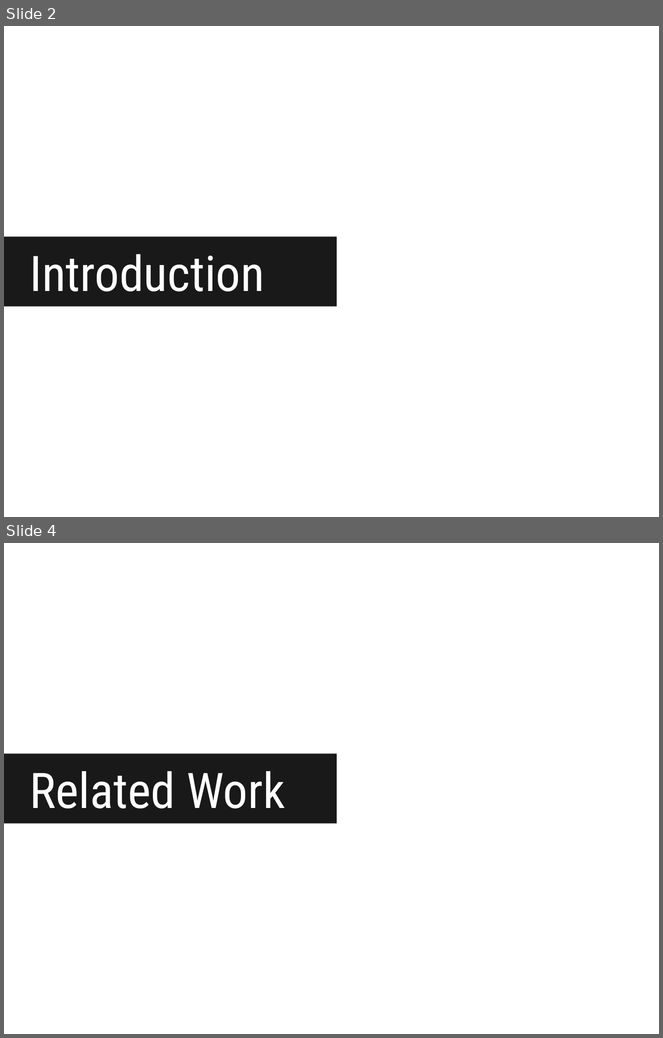
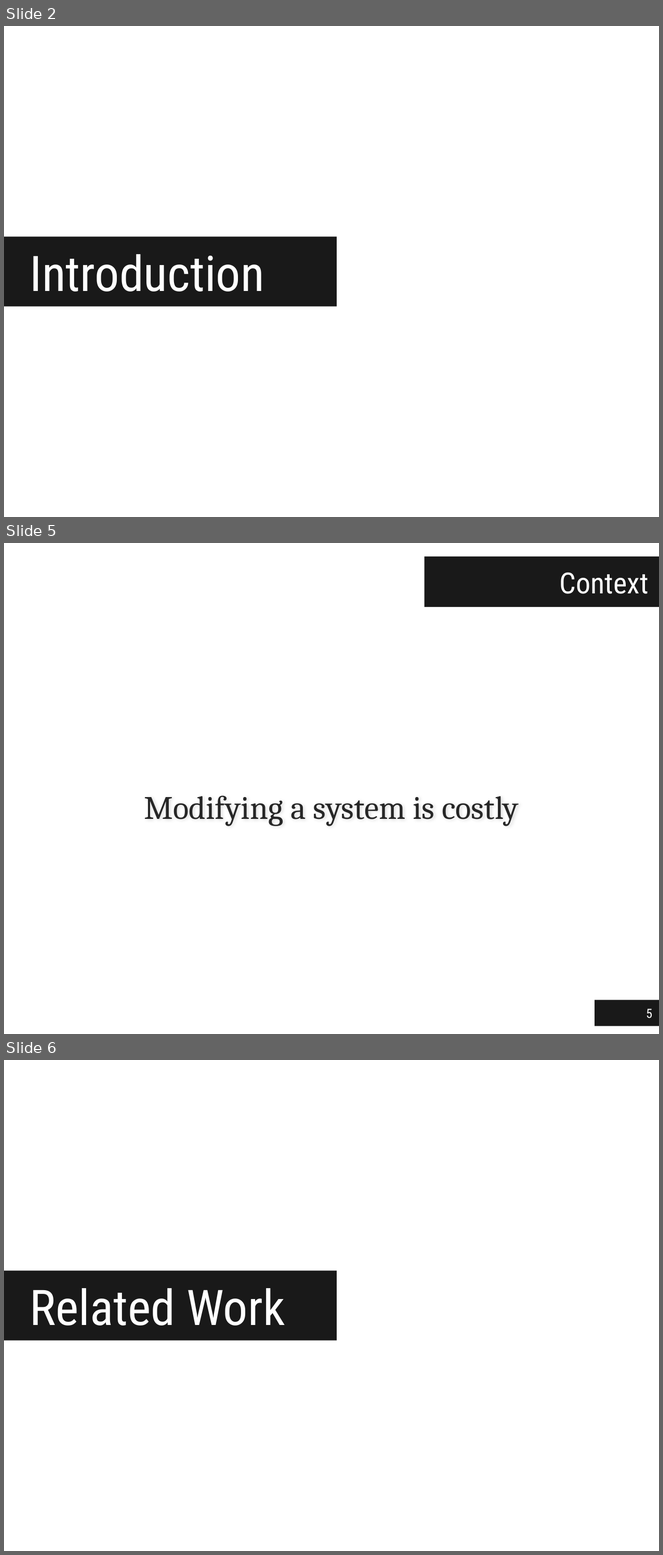
Before and after one commit to jgradim/thesis, a slide deck: presentations/thesis.pptx. Shown one above the other, each under a label of ours: slides 2 and 4 before the commit, slides 2, 5 and 6 after it; the slides between them are not shown. The pictures are 663x1038 and 663x1555 pixels, drawn with LibreOffice and Linux fonts; fonts in the diff are those of the drawing; background and template pictures are left out. Boxes give left, top, right and bottom in pixels: in the first picture for what was removed or moved away, otherwise in the second. Text is boxed around its words. In the diff, an @@ line names an element or a change of style, - is before the commit and + after.

```diff
--- a/presentations/thesis.pptx
+++ b/presentations/thesis.pptx
@@ slide 5 added at [4,543,659,1034], background #FFFFFF @@
@@ title added at [425,557,659,607], fill #000000 at 90% opacity, 32 pt, text #FFFFFF @@
+Context
@@ text added at [144,796,519,826], 36 pt, text #262626 @@
+Modifying a system is costly
@@ page number added at [595,1000,659,1027], fill #000000 at 90% opacity, 14 pt, text #FFFFFF @@
+5
@@ what was slide 4 is now slide 6 @@
```
Also in this commit, not shown: 1 slide changed, 5 other slides added.
